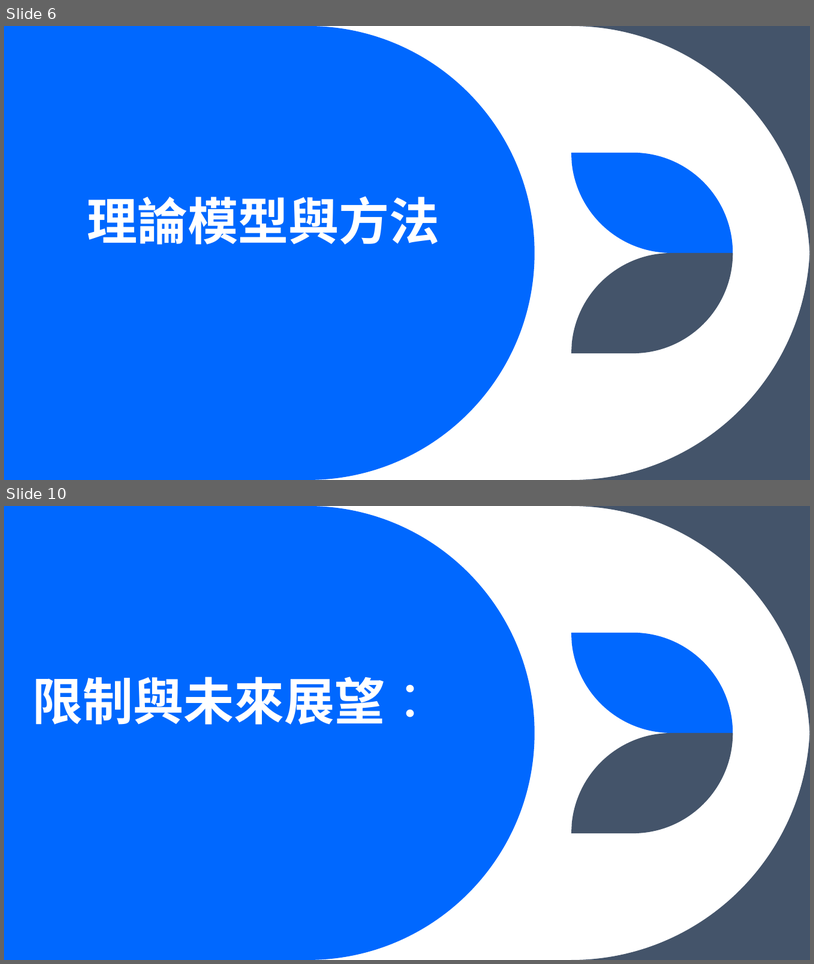
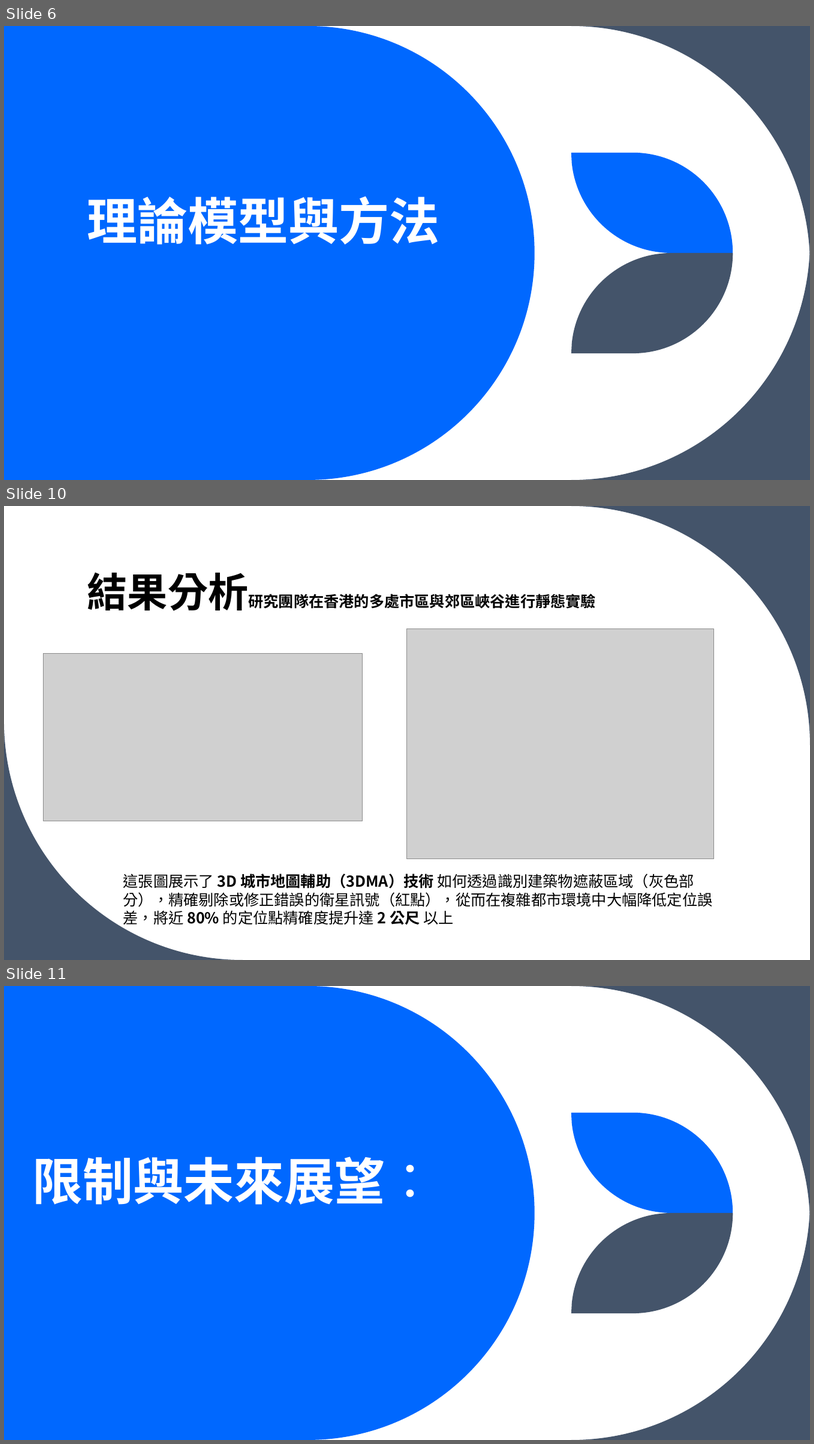
Before and after one commit to cooper35211-max/3D---------GNSS-RTK------------, a slide deck: 3D地圖資料庫輔助GNSSRTK及其在.pptx. Shown one above the other, each under a label of ours: slides 6 and 10 before the commit, slides 6, 10 and 11 after it; the slides between them are not shown. The pictures are 814x964 and 814x1444 pixels, drawn with LibreOffice and Linux fonts; fonts in the diff are those of the drawing; grey boxes stand for pictures. Boxes give left, top, right and bottom in pixels: in the first picture for what was removed or moved away, otherwise in the second. Text is boxed around its words. In the diff, an @@ line names an element or a change of style, - is before the commit and + after.

```diff
--- a/3D地圖資料庫輔助GNSSRTK及其在.pptx
+++ b/3D地圖資料庫輔助GNSSRTK及其在.pptx
@@ slide 10 added at [4,506,810,960], background #FFFFFF; not listed: 1 template element that a slide beside it also shows @@
@@ title added at [87,572,597,611], 18 pt, text #000000, bold @@
+結果分析研究團隊在香港的多處市區與郊區峽谷進行靜態實驗
@@ picture added at [408,629,715,859] @@
@@ picture added at [44,653,362,820] @@
@@ freeform shape added at [4,721,243,960], fill #44546A @@
@@ text added at [123,873,713,924], 18 pt, text #000000 @@
+這張圖展示了 3D 城市地圖輔助（3DMA）技術 如何透過識別建築物遮蔽區域（灰色部分），精確剔除或修正錯誤的衛星訊號（紅點），從而在複雜都市環境中大幅降低定位誤差，將近 80% 的定位點精確度提升達 2 公尺 以上
@@ what was slide 10 is now slide 11 @@
```
Also in this commit, not shown: 6 slides changed, 1 other slide added, 2 other files.
